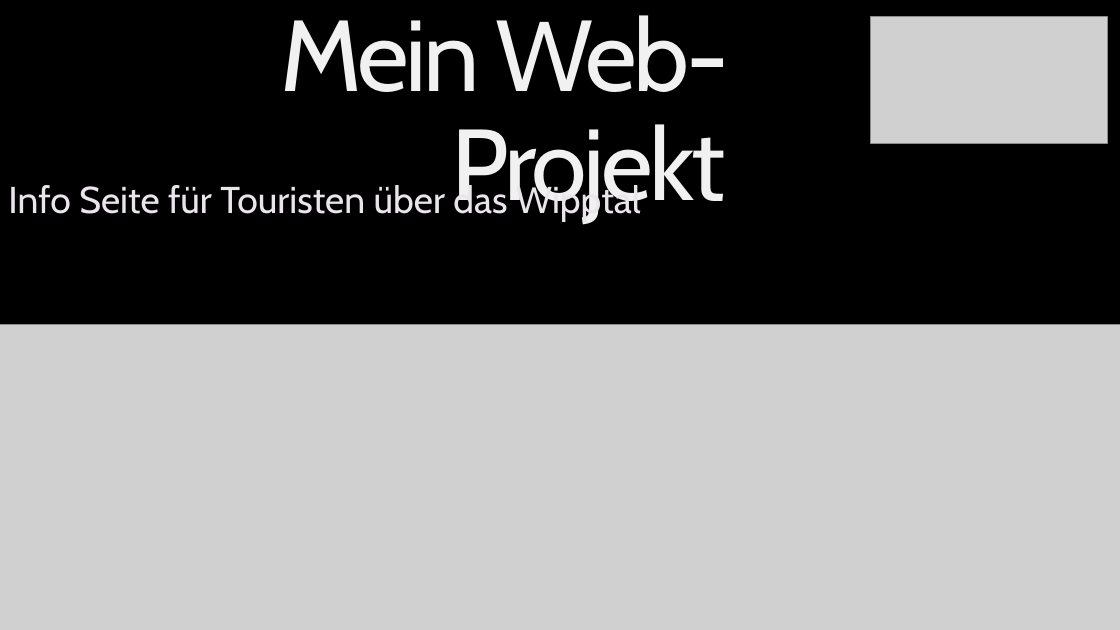
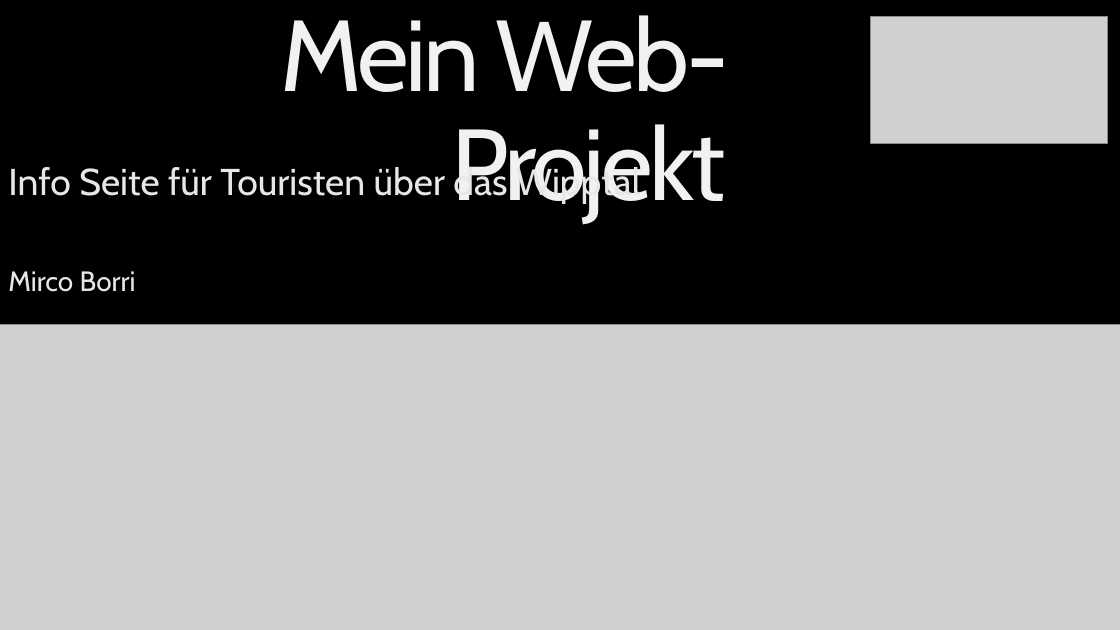
Before and after one commit to mircb/ProjektWebseite, a slide deck: slide 1 of WebProjekt.pptx. Drawn at 1120x630 pixels with LibreOffice and Linux fonts; fonts in the diff are those of the drawing; grey boxes stand for pictures; background and template pictures are left out. Boxes give left, top, right and bottom in pixels: in the first picture for what was removed or moved away, otherwise in the second. Text is boxed around its words. In the diff, an @@ line names an element or a change of style, - is before the commit and + after.

```diff
--- a/WebProjekt.pptx
+++ b/WebProjekt.pptx
@@ subtitle at (x1=8, y1=271, x2=136, y2=292): paragraph added @@
+Mirco Borri
```
Also in this commit, not shown: 2 other slides changed, 2 slides added.
